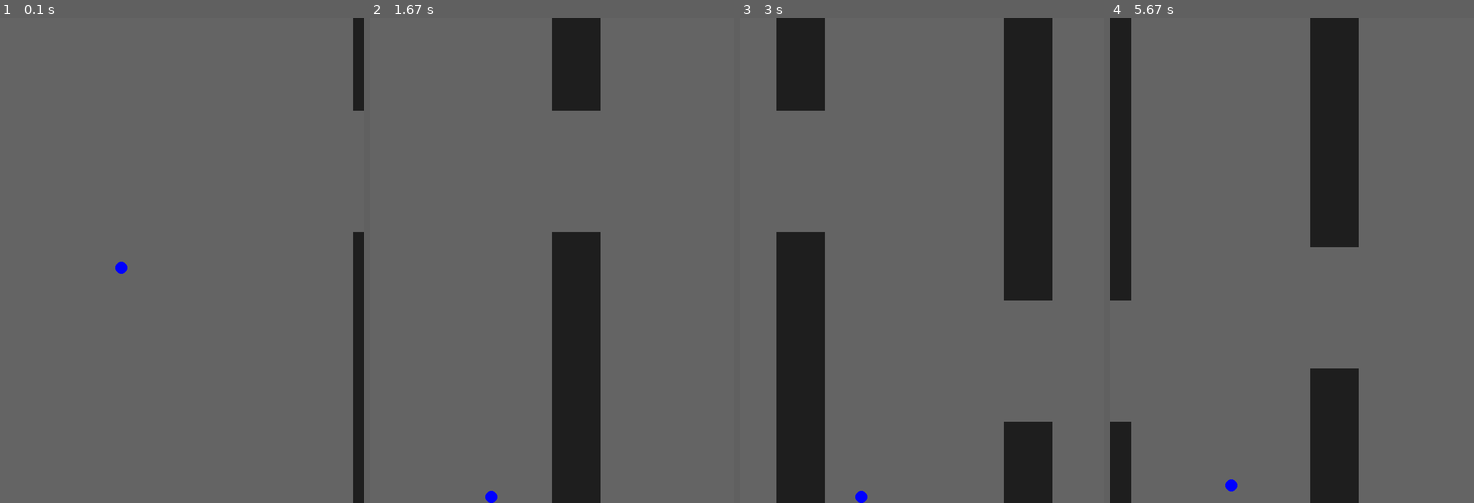
Above: before the commit, frames 1-4 (left to right).
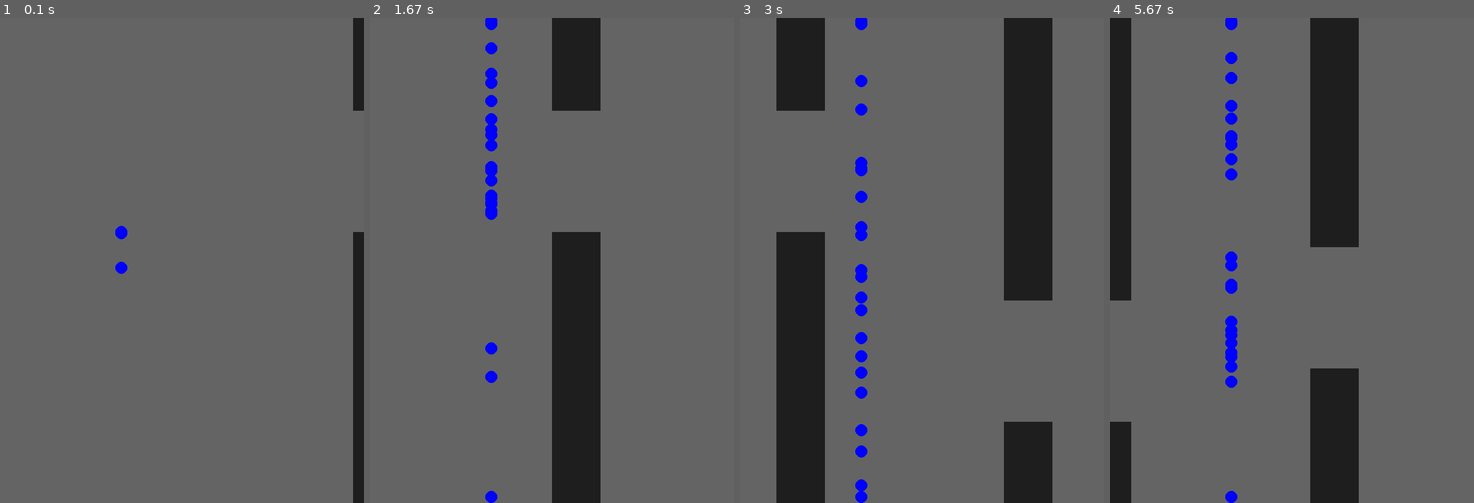
Above: after the commit, the same moments.

Repository: robaldis/FlappyBird
Game: pygame game, started from FlappyGame/main.py
Same seed, same stepped clock (60 frames per second), same inputs: the game is played once before the commit and once after it.
Inputs:
- Up to frame 1 (0.1 s): no input
- Up to frame 2 (1.67 s): no input
- Up to frame 3 (3 s): no input
- Up to frame 4 (5.67 s): tap Space at 3.33, 3.73, 4.03, 4.23, 5.63 s

The runs differ from the first frame. In frame 1, less than 0.1% of the frame differs, in the area x 31-35%, y 42-46%; in frame 2, 1.0%; in frame 3, 1.2%; in frame 4, 1.3%, in the area x 31-35%, y 0-100%.

Commit message:
implermenting generations

Diff:
--- a/FlappyGame/main.py
+++ b/FlappyGame/main.py
@@ -4,6 +4,8 @@
 
 WIDTH = 600
 HEIGHT = 800
+
+GEN_SIZE = 100
 
 BLUE = (0,0,255)
 GREY = (30,30,30)
@@ -12,7 +14,8 @@
 pygame.display.set_caption("Flappy Bird")
 clock = pygame.time.Clock()
 
-bird = bird.Bird(WIDTH, HEIGHT)
+birds = list()
+#bird = bird.Bird(WIDTH, HEIGHT)
 pipes = []
 
 
@@ -33,11 +36,12 @@
     if pygame.key.get_pressed()[pygame.K_SPACE]:
         bird.up()
 
-    # Updating the bird
-    bird.update()
-    bird.think(pipes)
-    # Draw the bird
-    pygame.draw.circle(game_display, BLUE, (int(bird.x), int(bird.y)), bird.size)
+    for bird in birds:
+        # Updating the bird
+        bird.update()
+        bird.think(pipes)
+        # Draw the bird
+        pygame.draw.circle(game_display, BLUE, (int(bird.x), int(bird.y)), bird.size)
 
 
 
@@ -56,6 +60,19 @@
     pass
 
 
+
+
+
+
+
+def nextGeneration():
+    # Make a new generation
+    for i in range(GEN_SIZE):
+        birds.append(bird.Bird(WIDTH,HEIGHT))
+    pass
+
+
+
 def drawPipes(pipes):
     pygame.draw.rect(game_display, GREY, [pipes.x, 0, pipes.w, pipes.top])
     pygame.draw.rect(game_display, GREY, [pipes.x, pipes.bottom, pipes.w, HEIGHT])
@@ -65,7 +82,13 @@
     pass
 
 
+
+
 def main():
+    nextGeneration()
+
+
+
     while True:
         for event in pygame.event.get():
             if event.type == pygame.QUIT:
@@ -77,7 +100,5 @@
         # Keep the refresh rate to 60
         clock.tick(60)
 
-
-
 if (__name__ == "__main__"):
     main()
--- a/FlappyGame/neuralNetwork.py
+++ b/FlappyGame/neuralNetwork.py
@@ -117,6 +117,13 @@
 
 
 
+    def copy(self):
+        return NeuralNetwrok(self)
+
+    def mutate(self):
+        # Add in how the weights mutate
+        pass
+
 
     def randomWeights(self, n):
         for i in range(size(n, 0)):
